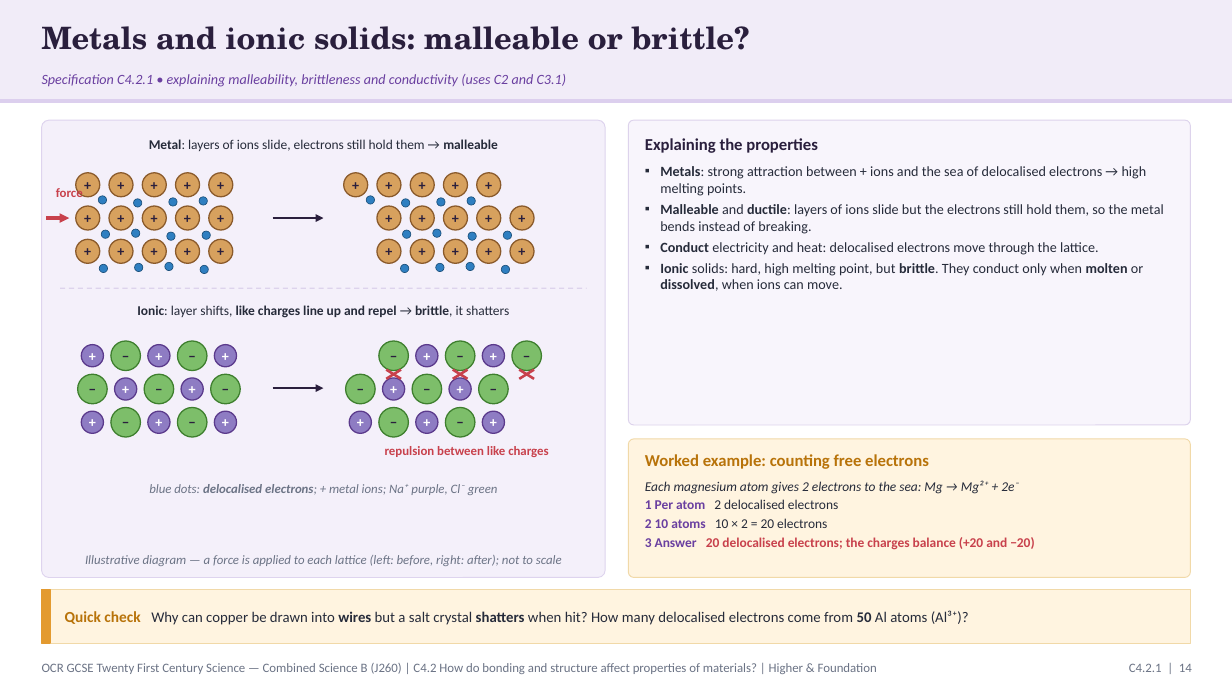
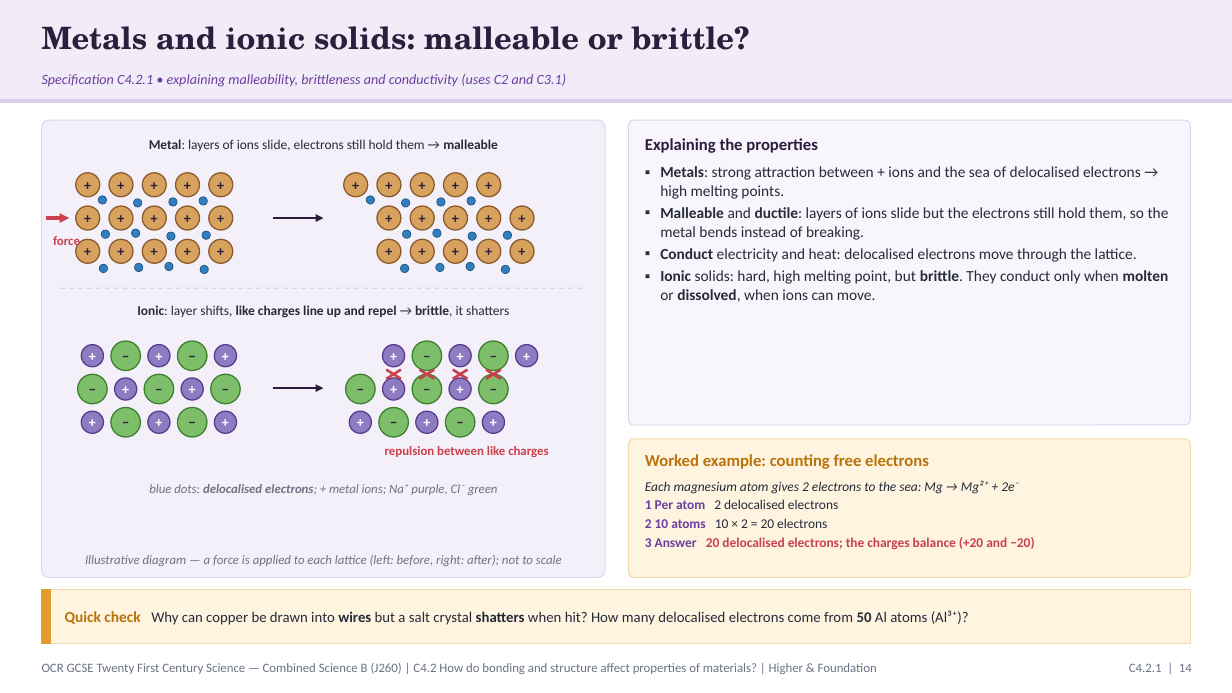
Before and after one commit to pstephenphilip-ship-it/Piri-MBBS, a slide deck: slide 14 of gcse-slides/ocr-chemistry/OCR21C_C4.2_BondingProperties_Combined.pptx. Drawn at 1232x693 pixels with LibreOffice and Linux fonts; fonts in the diff are those of the drawing. Boxes give left, top, right and bottom in pixels: in the first picture for what was removed or moved away, otherwise in the second. Text is boxed around its words. In the diff, an @@ line names an element or a change of style, - is before the commit and + after.

```diff
--- a/gcse-slides/ocr-chemistry/OCR21C_C4.2_BondingProperties_Combined.pptx
+++ b/gcse-slides/ocr-chemistry/OCR21C_C4.2_BondingProperties_Combined.pptx
@@ text "Metals: strong attraction between + ..." at (660,166,1169,302): size 11 to 12 pt @@
@@ text "force": place and size @@
-text "force" at (56,186,83,197)
+text "force" at (53,236,80,249)
@@ text at (383,345,405,367): text changed; text colour #2A1F3D to #FFFFFF @@
-−
++
@@ ellipse: place and size @@
-ellipse at (379,341,409,371)
+ellipse at (383,345,405,367)
@@ text at (412,341,442,371): text changed; text colour #FFFFFF to #2A1F3D @@
-+
+−
@@ ellipse: place and size @@
-ellipse at (416,345,438,367)
+ellipse at (412,341,442,371)
@@ ellipse at (412,341,442,371): fill #8E7CC3 to #7DBE6A; outline #5B3A8C 1 pt to #3E7F2E 1 pt @@
@@ text at (449,345,471,367): text changed; text colour #2A1F3D to #FFFFFF @@
-−
++
@@ ellipse: place and size @@
-ellipse at (445,341,475,371)
+ellipse at (449,345,471,367)
@@ text at (479,341,508,371): text changed; text colour #FFFFFF to #2A1F3D @@
-+
+−
@@ ellipse at (479,341,508,371): fill #8E7CC3 to #7DBE6A; outline #5B3A8C 1 pt to #3E7F2E 1 pt @@
@@ ellipse: place and size @@
-ellipse at (482,345,505,367)
+ellipse at (479,341,508,371)
@@ text at (516,345,538,367): text changed; text colour #2A1F3D to #FFFFFF @@
-−
++
@@ fill #7DBE6A to #8E7CC3; outline #3E7F2E 1 pt to #5B3A8C 1 pt in 3 elements at (383,345,405,367), (449,345,471,367), (516,345,538,367) @@
@@ ellipse: place and size @@
-ellipse at (512,341,542,371)
+ellipse at (516,345,538,367)
@@ line added from (420, 370) to (434, 379), #C8414C 2 pt @@
@@ line added from (420, 379) to (434, 370), #C8414C 2 pt @@
@@ line moved from (519, 370) - (534, 379) to (486, 370) - (501, 379) @@
@@ line moved from (519, 379) - (534, 370) to (486, 379) - (501, 370) @@
```
Also in this commit, not shown: 9 other slides changed, 4 other files.
